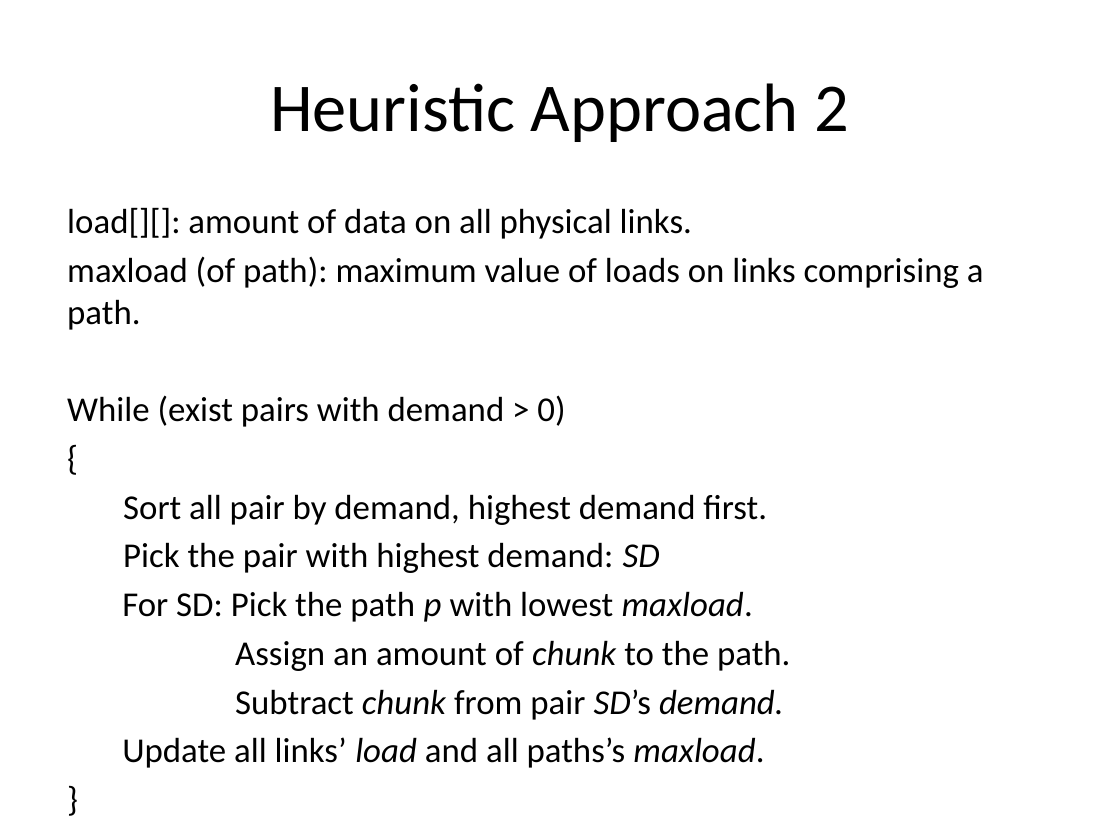
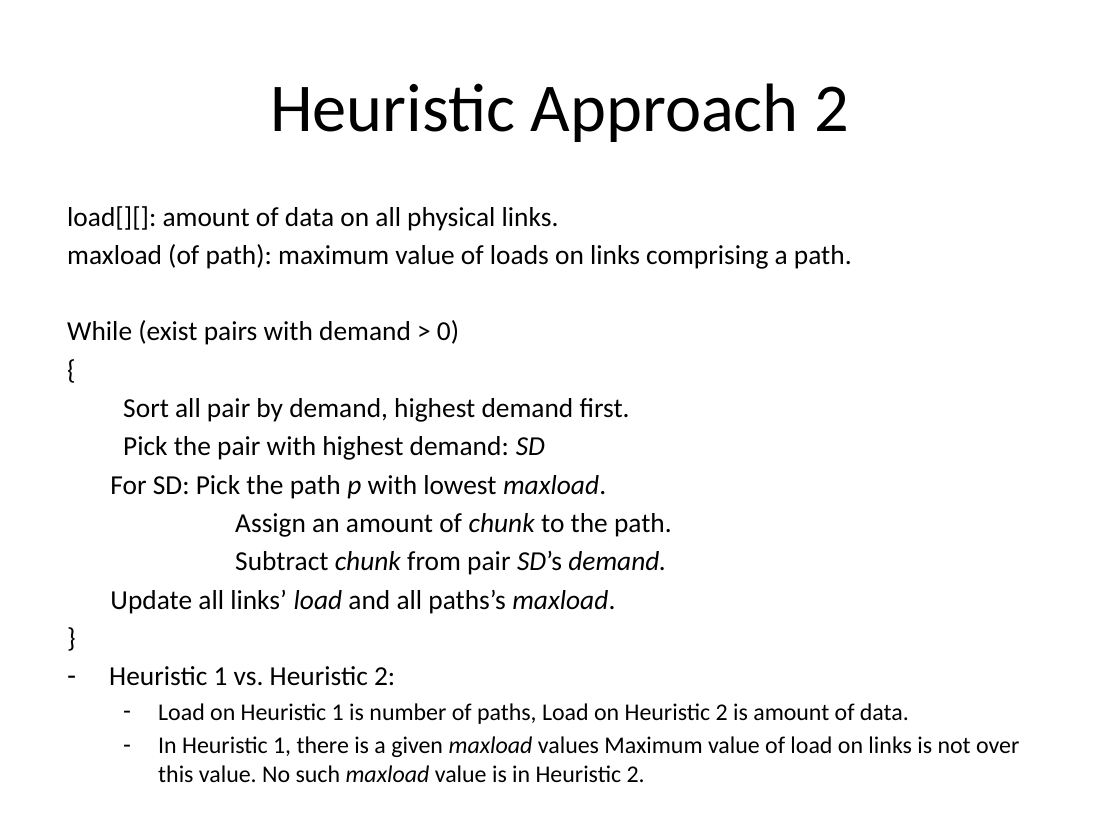
Before and after one commit to huyba/optiq, a slide deck: slide 3 of docs/Meeting_June_19.pptx. Drawn at 1120x840 pixels with LibreOffice and Linux fonts; fonts in the diff are those of the drawing. Boxes give left, top, right and bottom in pixels: in the first picture for what was removed or moved away, otherwise in the second. Text is boxed around its words. In the diff, an @@ line names an element or a change of style, - is before the commit and + after.

```diff
--- a/docs/Meeting_June_19.pptx
+++ b/docs/Meeting_June_19.pptx
@@ text at [67, 206, 852, 614]: size 22.4 to 17.6 pt in "load[][]: amount of data on all physical ...", "maxload (of path): maximum value of loads ...", "While (exist pairs with demand > 0)", "{" and 7 more places @@
@@ text at [109, 666, 1019, 757]: paragraphs added @@
+– Heuristic 1 vs. Heuristic 2:
+  – Load on Heuristic 1 is number of paths, Load on Heuristic 2 is amount of data.
+  – In Heuristic 1, there is a given maxload values Maximum value of load on links is not over this value. No such maxload value is in Heuristic 2.
```
Also in this commit, not shown: 4 other slides changed, 2 slides added, 1 slide removed.
